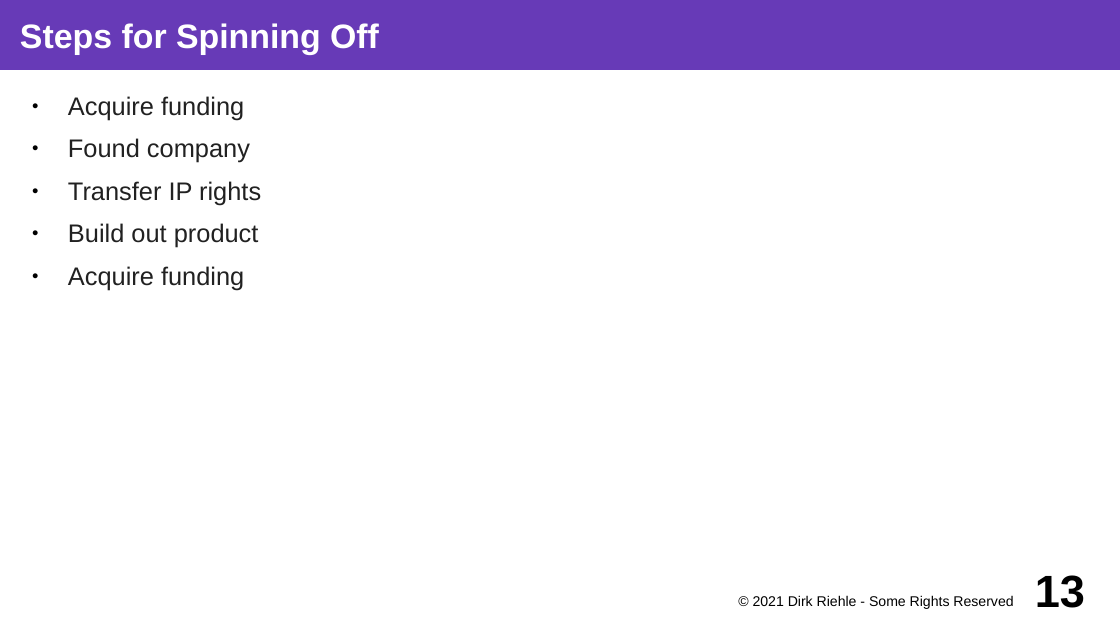
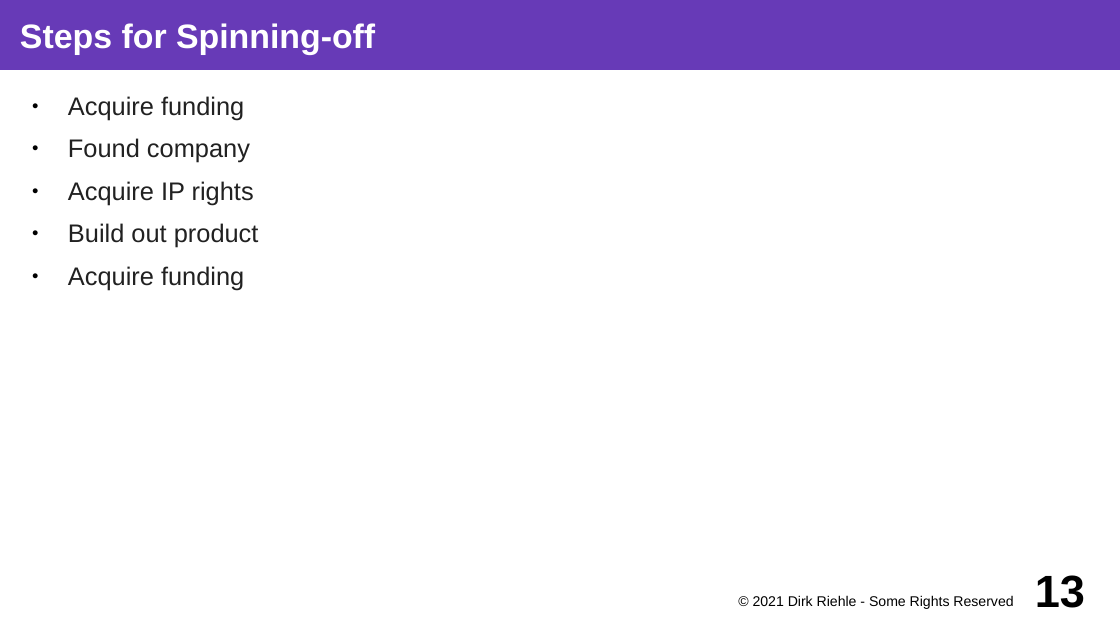
Before and after one commit to dirkriehle/coss-course, a slide deck: slide 13 of Lecture slides/COSS D03 - University Spin-offs.odp. Drawn at 1120x630 pixels with LibreOffice and Linux fonts; fonts in the diff are those of the drawing. Boxes give left, top, right and bottom in pixels: in the first picture for what was removed or moved away, otherwise in the second. Text is boxed around its words. In the diff, an @@ line names an element or a change of style, - is before the commit and + after.

```diff
--- a/Lecture slides/COSS D03 - University Spin-offs.odp
+++ b/Lecture slides/COSS D03 - University Spin-offs.odp
@@ title at (20, 23, 375, 55): text changed @@
-Steps for Spinning Off
+Steps for Spinning-off
@@ text at (68, 181, 254, 205): text changed @@
-● Transfer IP rights
+● Acquire IP rights
```
Also in this commit, not shown: 10 other slides changed, 3 other files.
